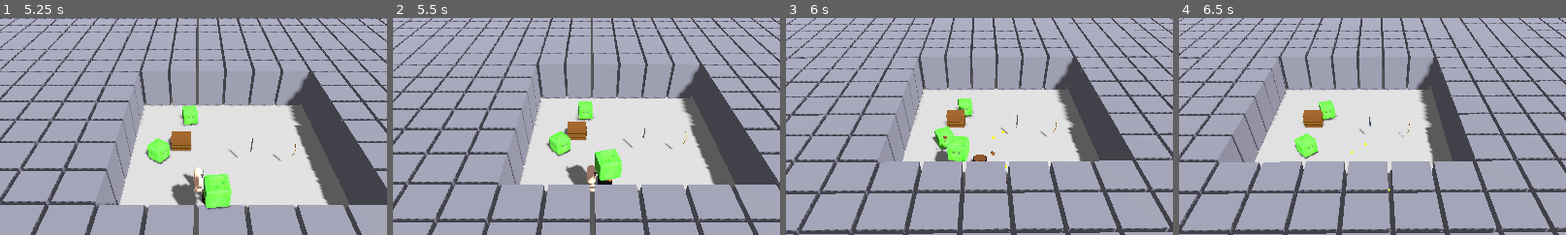
Above: before the commit, frames 1-4 (left to right).
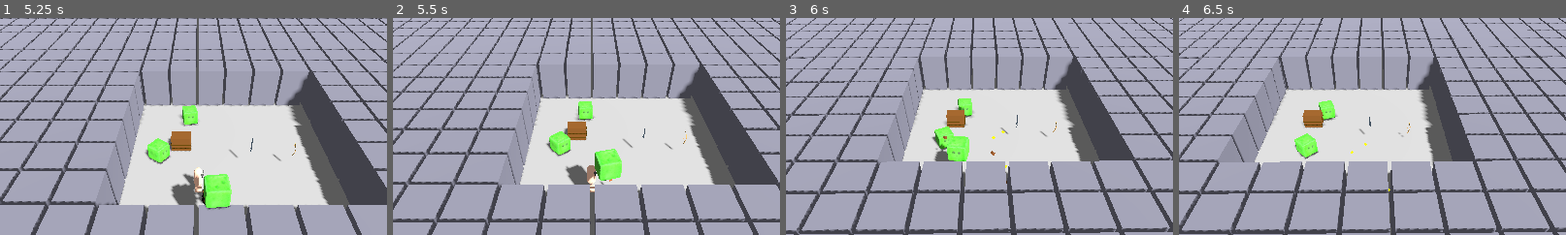
Above: after the commit, the same moments.

Repository: thaner66666666/game-1
Game: Godot game, scene res://Scenes/main.tscn
The game is run twice, just before and just after one commit, with the same random seed, the same clock (stepped at 60 frames per second) and the same inputs.
Inputs (mouse positions are % of the whole screen's width and height, from its top left):
- Up to frame 1 (5.25 s): move the mouse to (72, 45) at 0.52 s; hold D (move_right) 0.53-1.28 s; click (72, 45) at 0.6 s; move the mouse to (30, 55) at 1.27 s; hold S (move_down) 1.28-2.03 s; tap Space (dash) at 1.35, 4.25, 4.35 s; move the mouse to (60, 28) at 2.02 s; hold D (move_right) 2.03-2.78 s; hold Q (drop_weapon) 2.03-2.78 s; move the mouse to (45, 70) at 2.77 s; hold W (move_up) 2.78-3.53 s; tap E (interaction) at 2.85 s; click (45, 70) at 2.92 s; tap Enter at 3.5 s; move the mouse to (80, 65) at 3.52 s; hold A (move_left) 3.53-5.03 s; click (80, 65) at 3.6 s; move the mouse to (20, 35) at 4.27 s; move the mouse to (55, 50) at 5.02 s; hold S (move_down) from 5.03 s (still down); hold Q (drop_weapon) from 5.03 s (still down); click (55, 50) at 5.17 s
- Up to frame 2 (5.5 s): keep holding S (move_down); keep holding Q (drop_weapon)
- Up to frame 3 (6 s): move the mouse to (35, 25) at 5.77 s; release S (move_down) at 5.78 s; release Q (drop_weapon) at 5.78 s; hold D (move_right) from 5.78 s (still down); tap E (interaction) at 5.85 s
- Up to frame 4 (6.5 s): keep holding D (move_right)
The pictures show only the part of the screen within x 24-74%, y 13-63%; the shares and areas given below are measured in that part.

Frame 1 is identical in both runs. In frame 2, 0.1% of the frame differs, in the area x 51-57%, y 72-77%; in frame 3, 0.1%, in the area x 47-52%, y 62-67%; in frame 4, nothing differs.

Commit message:
STABLE BOW DONE

Diff:
--- a/Scenes/weapon_pickup.tscn
+++ b/Scenes/weapon_pickup.tscn
@@ -5,6 +5,8 @@
 [node name="WeaponPickup" type="Area3D"]
 script = ExtResource("1_tqm4g")
 
+[node name="MeshInstance3D" type="MeshInstance3D" parent="."]
+
 [node name="CollisionShape3D" type="CollisionShape3D" parent="."]
 
 [connection signal="area_entered" from="." to="." method="_on_area_entered"]
--- a/dot gds/SimpleHandManager.gd
+++ b/dot gds/SimpleHandManager.gd
@@ -24,7 +24,7 @@
 func refresh_weapon_hands():
 	ensure_weapon_nodes()
 	_hide_all_weapons()
-	# Get current weapon from WeaponManager
+
 	var attach_point = get_parent()
 	var weapon_resource = null
 	if WeaponManager and WeaponManager.has_method("get_current_weapon"):
@@ -32,7 +32,7 @@
 	if weapon_resource == null:
 		print("🤷 SimpleHandManager: No weapon equipped")
 		return
-	# Find and show the correct weapon node
+
 	var weapon_type = int(weapon_resource.weapon_type)
 	var weapon_node_name = ""
 	match weapon_type:
@@ -40,145 +40,25 @@
 			weapon_node_name = "SwordNode"
 		int(WeaponResource.WeaponType.BOW):
 			weapon_node_name = "BowNode"
-			# Only use the imported BowNode, do not create a new mesh
-			# _create_bow_mesh() call removed to avoid duplicate bow
 		int(WeaponResource.WeaponType.STAFF):
 			weapon_node_name = "StaffNode"
 		_:
 			weapon_node_name = "SwordNode"
+
 	var weapon_node = attach_point.get_node_or_null(weapon_node_name)
 	if weapon_node:
-		weapon_node.visible = true
-		_apply_enhanced_materials(weapon_node, weapon_type)
-		print("✅ SimpleHandManager: Activated ", weapon_node_name)
+		# Only show if it already has a mesh (imported model)
+		if weapon_node.mesh:
+			weapon_node.visible = true
+			_apply_enhanced_materials(weapon_node, weapon_type)
+			print("✅ SimpleHandManager: Activated ", weapon_node_name)
+		else:
+			print("⚠️ Weapon node has no mesh: ", weapon_node_name)
 	else:
 		print("❌ SimpleHandManager: Could not find node ", weapon_node_name)
 
-
-func _clear_weapon_visual():
-	pass
-
-
-func _create_weapon_visual(_weapon_resource: WeaponResource) -> Node3D:
-	return null
-
-func _create_sword_mesh(visual: MeshInstance3D):
-	# Create sword blade
-	var blade = BoxMesh.new()
-	blade.size = Vector3(0.08, 1.2, 0.15)
-	visual.mesh = blade
-
-	# Sword material - metallic silver
-	var material = StandardMaterial3D.new()
-	material.albedo_color = Color(0.8, 0.85, 0.9)
-	material.metallic = 0.9
-	material.roughness = 0.2
-	material.emission_enabled = true
-	material.emission = Color(0.7, 0.8, 1.0) * 0.1
-	visual.material_override = material
-
-func _create_bow_mesh(visual: MeshInstance3D):
-	# Create bow as a curved arc using multiple segments
-	var bow_container = Node3D.new()
-	visual.add_child(bow_container)
-
-	# Create bow curve with multiple small cylinders
-	var segments = 6
-	var bow_height = 1.0
-	var bow_width = 0.4
-
-	for i in range(segments):
-		var segment = MeshInstance3D.new()
-		var segment_mesh = CylinderMesh.new()
-		segment_mesh.top_radius = 0.02
-		segment_mesh.bottom_radius = 0.02
-		segment_mesh.height = bow_height / segments
-		segment.mesh = segment_mesh
-
-		# Position segments in bow curve
-		var t = float(i) / float(segments - 1)
-		var y = (t - 0.5) * bow_height
-		var curve_factor = sin(t * PI) * bow_width * 0.5
-		segment.position = Vector3(curve_factor, y, 0)
-		segment.rotation_degrees = Vector3(0, 0, sin(t * PI) * 25)
-
-		var material = StandardMaterial3D.new()
-		material.albedo_color = Color(0.4, 0.25, 0.1)
-		material.roughness = 0.8
-		segment.material_override = material
-
-		bow_container.add_child(segment)
-
-	# Bow string
-	var string_segment = MeshInstance3D.new()
-	var string_mesh = BoxMesh.new()
-	string_mesh.size = Vector3(0.005, bow_height * 0.9, 0.005)
-	string_segment.mesh = string_mesh
-	string_segment.position = Vector3(bow_width * 0.35, 0, 0)
-
-	var string_material = StandardMaterial3D.new()
-	string_material.albedo_color = Color(0.9, 0.9, 0.8)
-	string_segment.material_override = string_material
-
-	bow_container.add_child(string_segment)
-
-func _create_staff_mesh(visual: MeshInstance3D):
-	# Create staff shaft
-	var staff = CylinderMesh.new()
-	staff.top_radius = 0.025
-	staff.bottom_radius = 0.035
-	staff.height = 1.4
-	visual.mesh = staff
-
-	# Staff material - dark wood with magic glow
-	var material = StandardMaterial3D.new()
-	material.albedo_color = Color(0.3, 0.2, 0.1)
-	material.roughness = 0.7
-	material.emission_enabled = true
-	material.emission = Color(0.4, 0.6, 1.0) * 0.2
-	visual.material_override = material
-
-	# Add crystal orb at top
-	var orb = MeshInstance3D.new()
-	var orb_mesh = SphereMesh.new()
-	orb_mesh.radius = 0.08
-	orb.mesh = orb_mesh
-	orb.position = Vector3(0, 0.8, 0)
-
-	var orb_material = StandardMaterial3D.new()
-	orb_material.albedo_color = Color(0.3, 0.5, 1.0, 0.8)
-	orb_material.transparency = BaseMaterial3D.TRANSPARENCY_ALPHA
-	orb_material.emission_enabled = true
-	orb_material.emission = Color(0.4, 0.6, 1.0) * 0.8
-	orb.material_override = orb_material
-
-	visual.add_child(orb)
-
-func _position_weapon_visual(visual: Node3D, weapon_resource: WeaponResource):
-	if not visual or not weapon_resource:
-		return
-
-	# Position and rotate based on weapon type
-	match int(weapon_resource.weapon_type):
-		int(WeaponResource.WeaponType.SWORD):
-			visual.position = Vector3(0, 0.6, 0)      # Blade extends up
-			visual.rotation_degrees = Vector3(0, 0, 0) # Straight up
-
-		int(WeaponResource.WeaponType.BOW):
-			visual.position = Vector3(0, 0.5, 0)      # Center in hand
-			visual.rotation_degrees = Vector3(0, 0, 45) # Rotated 45 degrees for correct bow orientation
-
-		int(WeaponResource.WeaponType.STAFF):
-			visual.position = Vector3(0, 0.7, 0)     # Staff extends up
-			visual.rotation_degrees = Vector3(0, 0, 0) # Straight up
-
-		_:
-			visual.position = Vector3(0, 0.5, 0)
-			visual.rotation_degrees = Vector3(0, 0, 0)
-
-
 func _apply_enhanced_materials(weapon_node: Node, weapon_type: int):
-	# Example: apply a glowing material or color based on weapon type
+	# Apply materials based on weapon type
 	if weapon_type == int(WeaponResource.WeaponType.SWORD):
 		var mat = StandardMaterial3D.new()
 		mat.albedo_color = Color(0.8, 0.85, 0.9)
@@ -202,49 +82,26 @@
 		mat.emission = Color(0.4, 0.6, 1.0) * 0.3
 		weapon_node.material_override = mat
 
-
 func ensure_weapon_nodes():
 	var attach_point = get_parent()
 	if not attach_point:
 		return
 
-	var weapon_types = [
-		{"name": "SwordNode", "mesh": BoxMesh, "color": Color(0.8, 0.85, 0.9)},
-		{"name": "BowNode", "mesh": CylinderMesh, "color": Color(0.4, 0.25, 0.1)},
-		{"name": "StaffNode", "mesh": CylinderMesh, "color": Color(0.3, 0.2, 0.1)}
-	]
+	# Don't create any fallback meshes - only work with existing imported weapon nodes
+	var weapon_nodes = ["SwordNode", "BowNode", "StaffNode"]
 
-	for wt in weapon_types:
-		if not attach_point.has_node(wt["name"]):
-			var mesh_instance = MeshInstance3D.new()
-			mesh_instance.name = wt["name"]
-			if wt["mesh"] == BoxMesh:
-				var mesh = BoxMesh.new()
-				mesh.size = Vector3(0.08, 1.2, 0.15)
-				mesh_instance.mesh = mesh
-			elif wt["mesh"] == CylinderMesh:
-				var mesh = CylinderMesh.new()
-				mesh.top_radius = 0.025
-				mesh.bottom_radius = 0.035
-				mesh.height = 1.0
-				mesh_instance.mesh = mesh
-			var mat = StandardMaterial3D.new()
-			mat.albedo_color = wt["color"]
-			mesh_instance.material_override = mat
-			mesh_instance.visible = false
-			attach_point.add_child(mesh_instance)
-
+	for node_name in weapon_nodes:
+		var existing_node = attach_point.get_node_or_null(node_name)
+		if existing_node:
+			print("Found existing weapon node: ", node_name)
+		else:
+			print("Missing weapon node: ", node_name, " - using imported model only")
 
 func _hide_all_weapons():
 	var attach_point = get_parent()
 	if attach_point:
-		# Hide all weapon nodes
-		var weapon_nodes = ["SwordNode", "BowNode", "StaffNode"]
-		for node_name in weapon_nodes:
+		var names = ["SwordNode", "BowNode", "StaffNode"]
+		for node_name in names:
 			var node = attach_point.get_node_or_null(node_name)
 			if node:
 				node.visible = false
-		# Also hide any MeshInstance3D children that might be placeholders
-		for child in attach_point.get_children():
-			if child is MeshInstance3D and child.name.begins_with("Mesh"):
-				child.visible = false
--- a/dot gds/destructible_object.gd
+++ b/dot gds/destructible_object.gd
@@ -212,7 +212,7 @@
 	is_being_destroyed = true
 	print("💥 Destroying ", name, "!")
 
-	# 🔥 IMMEDIATE COLLISION DISABLE - This fixes your issue!
+	# 🚫 IMMEDIATE COLLISION DISABLE - This fixes your issue!
 	collision_layer = 0  # Remove from all collision layers
 	collision_mask = 0   # Stop colliding with anything
 
@@ -220,6 +220,11 @@
 	for child in get_children():
 		if child is CollisionShape3D:
 			child.disabled = true
+
+	# Instantly hide all children except debris (if any)
+	for child in get_children():
+		if child is MeshInstance3D:
+			child.visible = false
 
 	_create_breaking_effect()
 	_drop_loot()
--- a/dot gds/player.gd
+++ b/dot gds/player.gd
@@ -363,10 +363,14 @@
 			else:
 				print("⚠️ SwordNode not found!")
 		int(WeaponResource.WeaponType.BOW):
-			var mesh = _create_simple_bow_mesh()
-			if mesh:
-				weapon_attach_point.add_child(mesh)
-				equipped_weapon_mesh = mesh
+			# Only show the imported BowNode, do not create a procedural mesh
+			var bow_node = weapon_attach_point.get_node_or_null("BowNode")
+			if bow_node:
+				bow_node.visible = true
+				equipped_weapon_mesh = bow_node
+			else:
+				print("⚠️ BowNode not found!")
+				# Don't create any fallback mesh - just use imported model
 		int(WeaponResource.WeaponType.STAFF):
 			var mesh = _create_simple_staff_mesh()
 			if mesh:
@@ -383,9 +387,25 @@
 	# Hide the SwordNode if it exists
 	if sword_node:
 		sword_node.visible = false
-	# Remove any dynamically created weapon meshes
-	if equipped_weapon_mesh and is_instance_valid(equipped_weapon_mesh) and equipped_weapon_mesh != sword_node:
+
+	# Hide the BowNode if it exists (don't delete it!)
+	var bow_node = weapon_attach_point.get_node_or_null("BowNode")
+	if bow_node:
+		bow_node.visible = false
+
+	# Hide the StaffNode if it exists
+	var staff_node = weapon_attach_point.get_node_or_null("StaffNode")
+	if staff_node:
+		staff_node.visible = false
+
+	# Only remove dynamically created meshes (not imported scene nodes)
+	if (equipped_weapon_mesh and
+		is_instance_valid(equipped_weapon_mesh) and
+		equipped_weapon_mesh != sword_node and
+		equipped_weapon_mesh != bow_node and
+		equipped_weapon_mesh != staff_node):
 		equipped_weapon_mesh.queue_free()
+
 	equipped_weapon_mesh = null
 
 func _create_simple_sword_mesh() -> MeshInstance3D:
@@ -401,19 +421,19 @@
 	sword.material_override = mat
 	return sword
 
-func _create_simple_bow_mesh() -> MeshInstance3D:
-	var bow = MeshInstance3D.new()
-	var bow_mesh = CylinderMesh.new()
-	bow_mesh.top_radius = 0.03
-	bow_mesh.bottom_radius = 0.03
-	bow_mesh.height = 0.7
-	bow.mesh = bow_mesh
-	bow.rotation_degrees = Vector3(0, 0, 90)
-	bow.position = Vector3(0, 0.35, 0)
-	var mat = StandardMaterial3D.new()
-	mat.albedo_color = Color(0.5, 0.3, 0.1)
-	bow.material_override = mat
-	return bow
+# func _create_simple_bow_mesh() -> MeshInstance3D:
+# 	var bow = MeshInstance3D.new()
+# 	var bow_mesh = CylinderMesh.new()
+# 	bow_mesh.top_radius = 0.03
+# 	bow_mesh.bottom_radius = 0.03
+# 	bow_mesh.height = 0.7
+# 	bow.mesh = bow_mesh
+# 	bow.rotation_degrees = Vector3(0, 0, 90)
+# 	bow.position = Vector3(0, 0.35, 0)
+# 	var mat = StandardMaterial3D.new()
+# 	mat.albedo_color = Color(0.5, 0.3, 0.1)
+# 	bow.material_override = mat
+# 	return bow
 
 func _create_simple_staff_mesh() -> MeshInstance3D:
 	var staff = MeshInstance3D.new()
